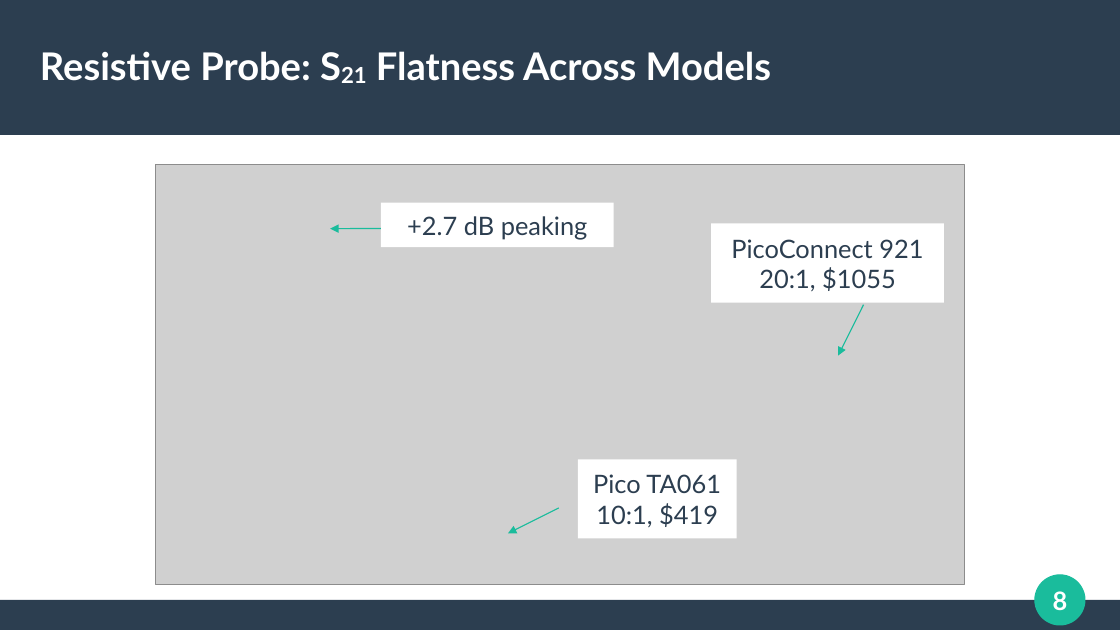
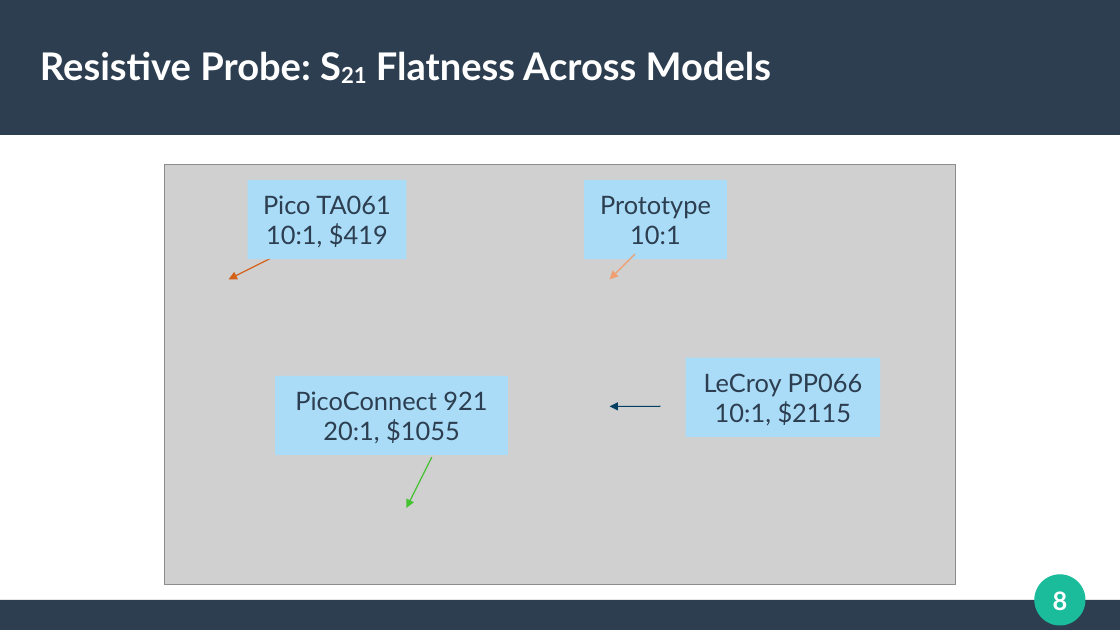
Before and after one commit to azonenberg/electronics-training, a slide deck: slide 8 of oscilloscope-probing/sec03-resistive.odp. Drawn at 1120x630 pixels with LibreOffice and Linux fonts; fonts in the diff are those of the drawing; grey boxes stand for pictures. Boxes give left, top, right and bottom in pixels: in the first picture for what was removed or moved away, otherwise in the second. Text is boxed around its words. In the diff, an @@ line names an element or a change of style, - is before the commit and + after.

```diff
--- a/oscilloscope-probing/sec03-resistive.odp
+++ b/oscilloscope-probing/sec03-resistive.odp
@@ picture: place and size @@
-picture at bbox=[155, 165, 965, 584]
+picture at bbox=[165, 165, 955, 584]
@@ rectangle "Pico TA061": place and size @@
-rectangle "Pico TA061" at bbox=[578, 459, 737, 539]
+rectangle "Pico TA061" at bbox=[248, 180, 407, 259]
@@ rectangle "Pico TA061" at bbox=[248, 180, 407, 259]: fill #FFFFFF to #AADCF7 @@
@@ rectangle removed at bbox=[381, 203, 614, 248] @@
-+2.7 dB peaking
@@ rectangle added at bbox=[584, 180, 727, 259], fill #AADCF7, 18 pt, text #2C3E50 @@
+Prototype
+10:1
@@ arrow removed from (381, 229) to (330, 229) @@
@@ arrow added from (279, 254) to (229, 279), #D36118 0.85 pt @@
@@ arrow added from (635, 254) to (610, 279), #F09E6F 0.85 pt @@
@@ arrow removed from (864, 305) to (838, 356) @@
@@ rectangle added at bbox=[686, 358, 880, 437], fill #AADCF7, 18 pt, text #2C3E50 @@
+LeCroy PP066
+10:1, $2115
@@ rectangle "PicoConnect 921" at bbox=[275, 376, 508, 455]: fill #FFFFFF to #AADCF7 @@
@@ rectangle "PicoConnect 921": place and size @@
-rectangle "PicoConnect 921" at bbox=[711, 224, 944, 303]
+rectangle "PicoConnect 921" at bbox=[275, 376, 508, 455]
@@ arrow added from (661, 407) to (610, 407), #023F62 0.85 pt @@
@@ arrow added from (432, 457) to (407, 508), #43C330 0.85 pt @@
@@ arrow removed from (559, 508) to (508, 534) @@
```
Also in this commit, not shown: 7 other slides changed, 6 slides added, 1 slide removed, 5 other files.
